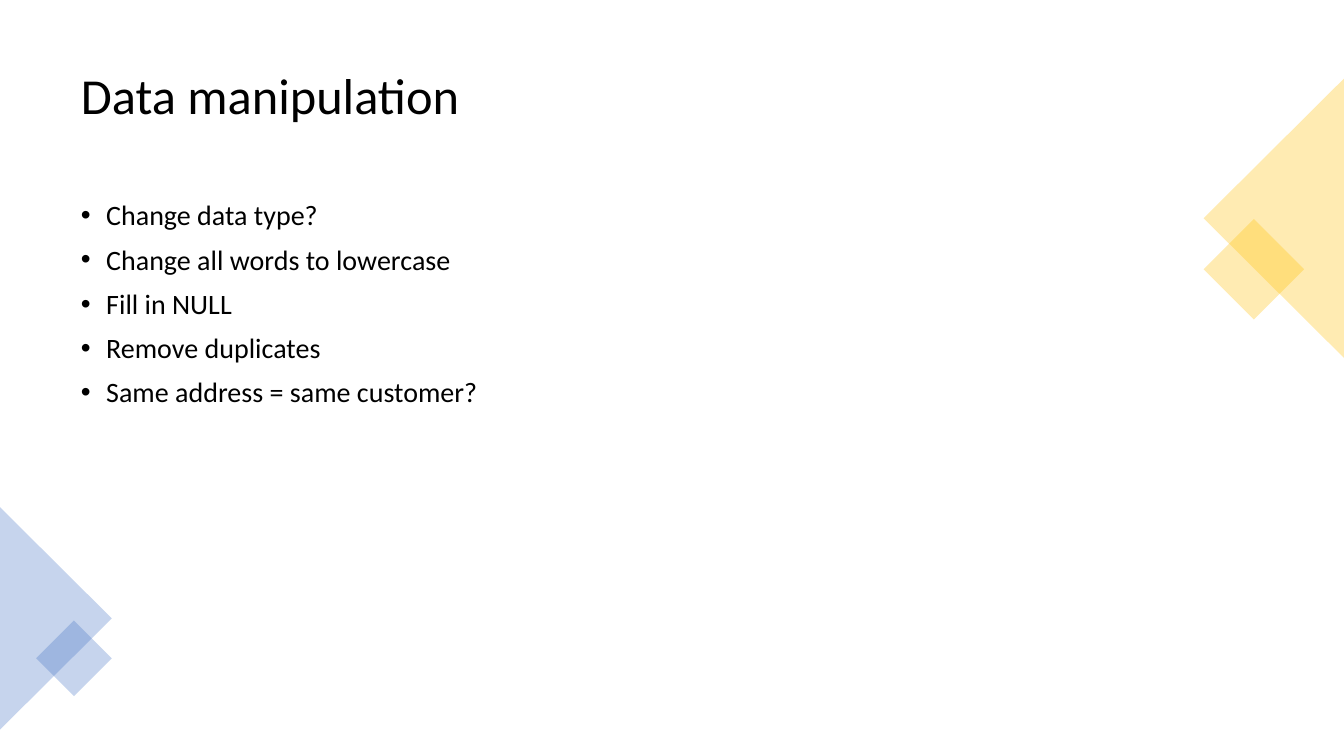
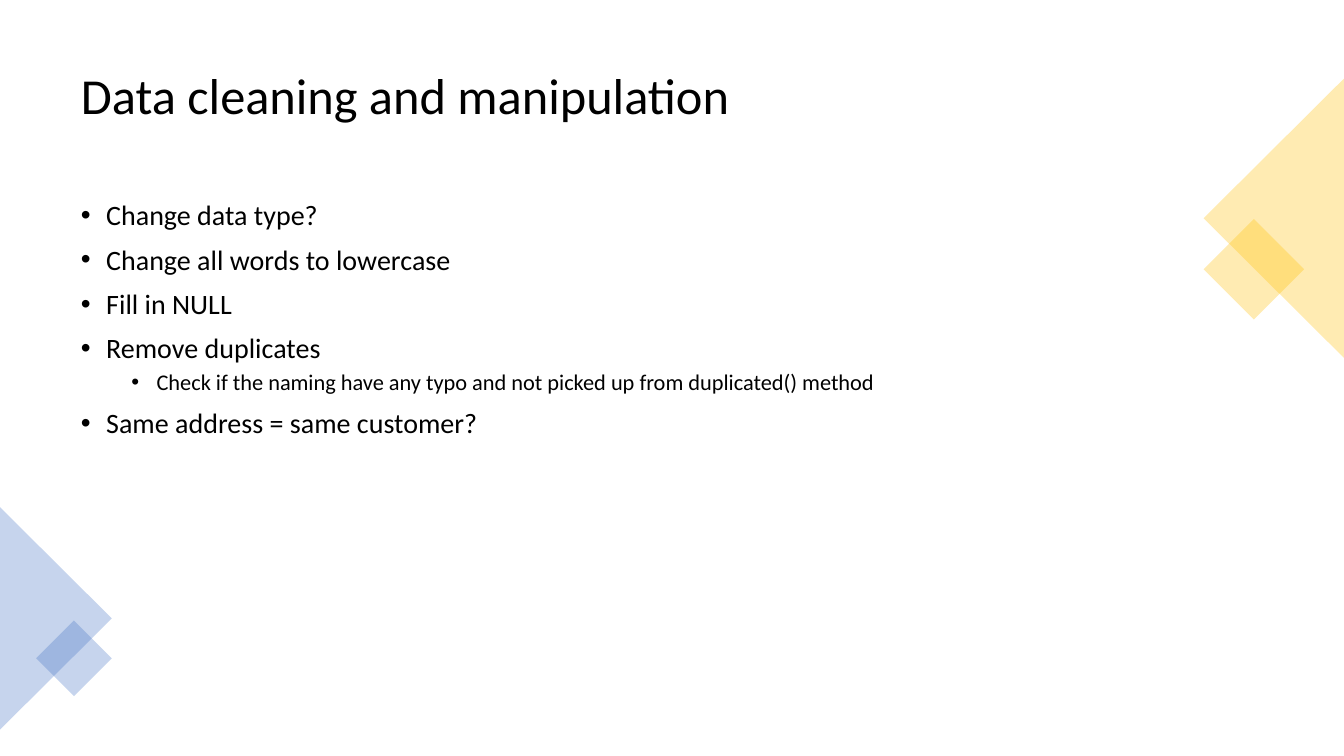
Before and after one commit to recohut/hnm_fashion_recommendation, a slide deck: slide 5 of reports/workflow_explanation.pptx. Drawn at 1344x756 pixels with LibreOffice and Linux fonts; fonts in the diff are those of the drawing. Boxes give left, top, right and bottom in pixels: in the first picture for what was removed or moved away, otherwise in the second. Text is boxed around its words. In the diff, an @@ line names an element or a change of style, - is before the commit and + after.

Commit message:
data cleaning

```diff
--- a/reports/workflow_explanation.pptx
+++ b/reports/workflow_explanation.pptx
@@ title at [81, 79, 729, 123]: text changed @@
-Data manipulation
+Data cleaning and manipulation
@@ text at [157, 374, 874, 394]: paragraph added @@
+  • Check if the naming have any typo and not picked up from duplicated() method
```
Also in this commit, not shown: 2 other slides changed, 5 other files.
